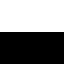
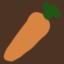
Layered file, before and after one edit (64px x 64px). Changes by layer:
showed "Carrot" over [2, 1, 62, 63]
removed layer "Shadow" over [0, 32, 64, 64]
showed "dirt" over [0, 0, 64, 64]
showed "Background" over [0, 0, 64, 64]
